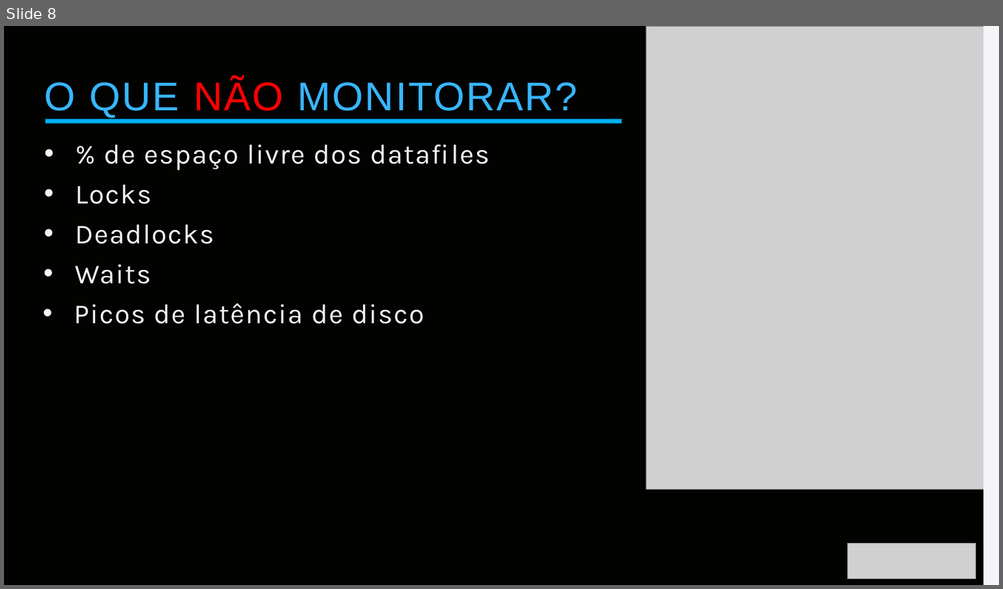
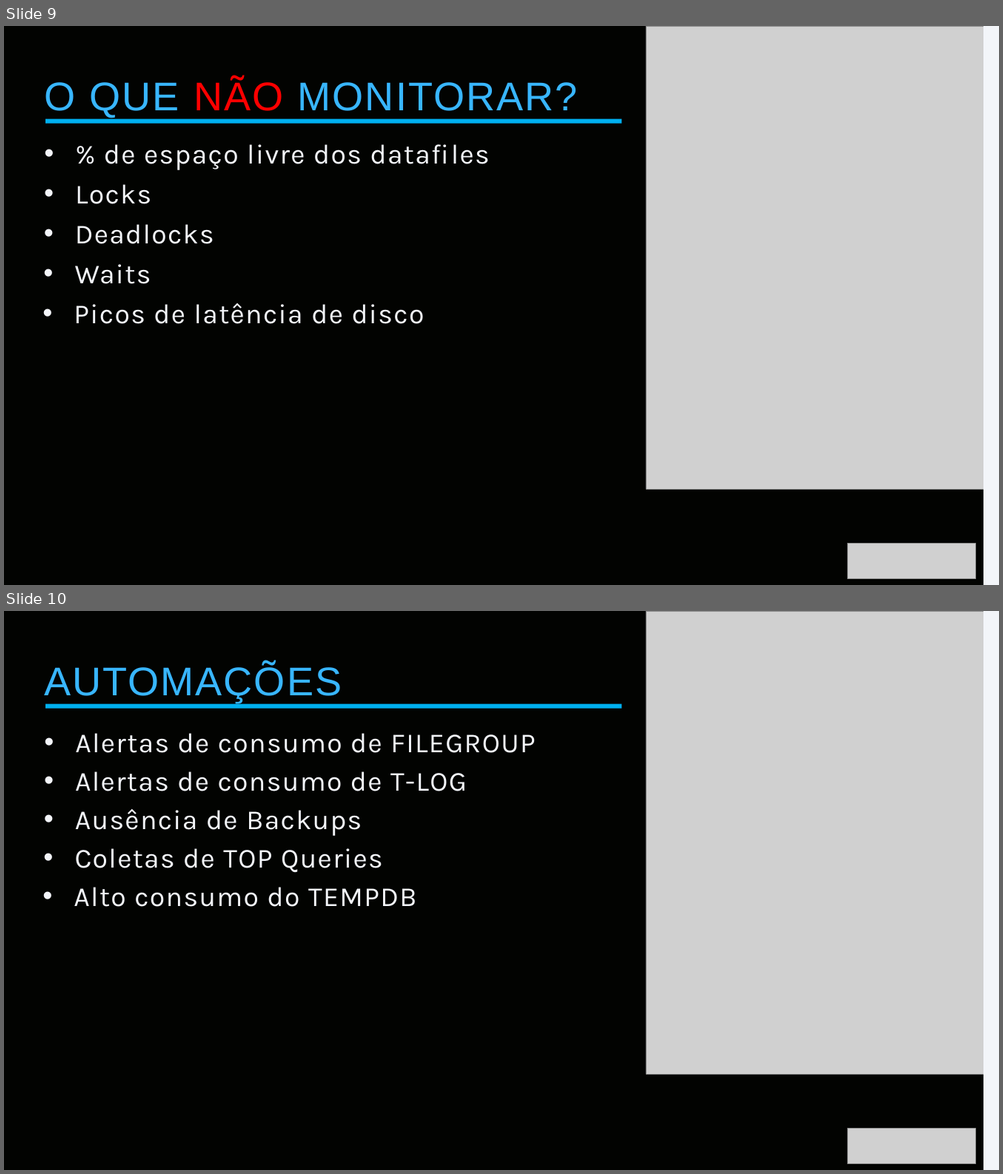
Before and after one commit to datatuning/meetup17_MonitoriaSQLServer, a slide deck: Meetup17_MonitoriaSQLServer.pptx. Shown one above the other, each under a label of ours: slide 8 before the commit, slides 9 and 10 after it. The pictures are 1003x589 and 1003x1174 pixels, drawn with LibreOffice and Linux fonts; fonts in the diff are those of the drawing; grey boxes stand for pictures. Boxes give left, top, right and bottom in pixels: in the first picture for what was removed or moved away, otherwise in the second. Text is boxed around its words. In the diff, an @@ line names an element or a change of style, - is before the commit and + after.

```diff
--- a/Meetup17_MonitoriaSQLServer.pptx
+++ b/Meetup17_MonitoriaSQLServer.pptx
@@ slide 10 added at [4,611,999,1170], background #020301 @@
@@ picture added at [646,611,983,1074] @@
@@ rectangle added at [983,611,999,1170], fill #F3F5F9 @@
@@ text added at [44,664,341,702], 58 pt, text #38B6FF @@
+AUTOMAÇÕES
@@ rectangle added at [45,703,621,708], fill #00B0F0 @@
@@ text added at [75,733,535,753], 40 pt, text #F3F5F9 @@
+• Alertas de consumo de FILEGROUP
@@ text added at [75,772,466,792], 40 pt, text #F3F5F9 @@
+• Alertas de consumo de T-LOG
@@ text added at [75,809,361,836], 40 pt, text #F3F5F9 @@
+• Ausência de Backups
@@ text added at [75,849,383,873], 40 pt, text #F3F5F9 @@
+• Coletas de TOP Queries
@@ text added at [74,887,416,907], 40 pt, text #F3F5F9 @@
+• Alto consumo do TEMPDB
@@ picture added at [847,1129,975,1164] @@
@@ what was slide 8 is now slide 9 @@
```
Also in this commit, not shown: 1 slide changed, 4 other slides added, 4 slides removed.
